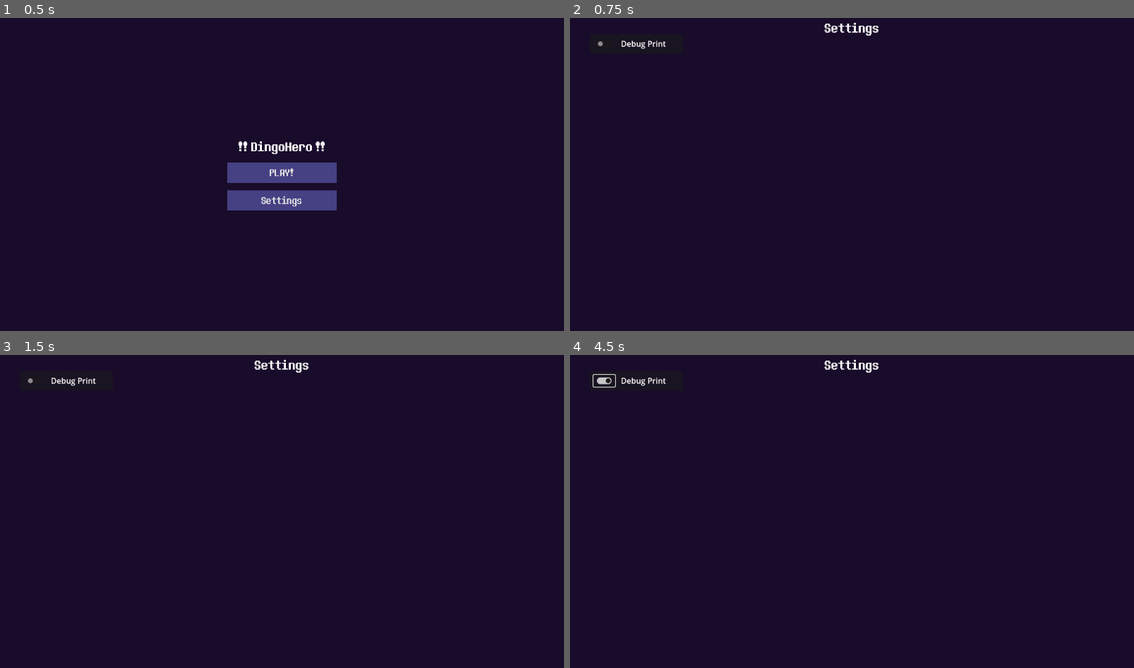
Above: before the commit, frames 1-4 (two rows, left to right).
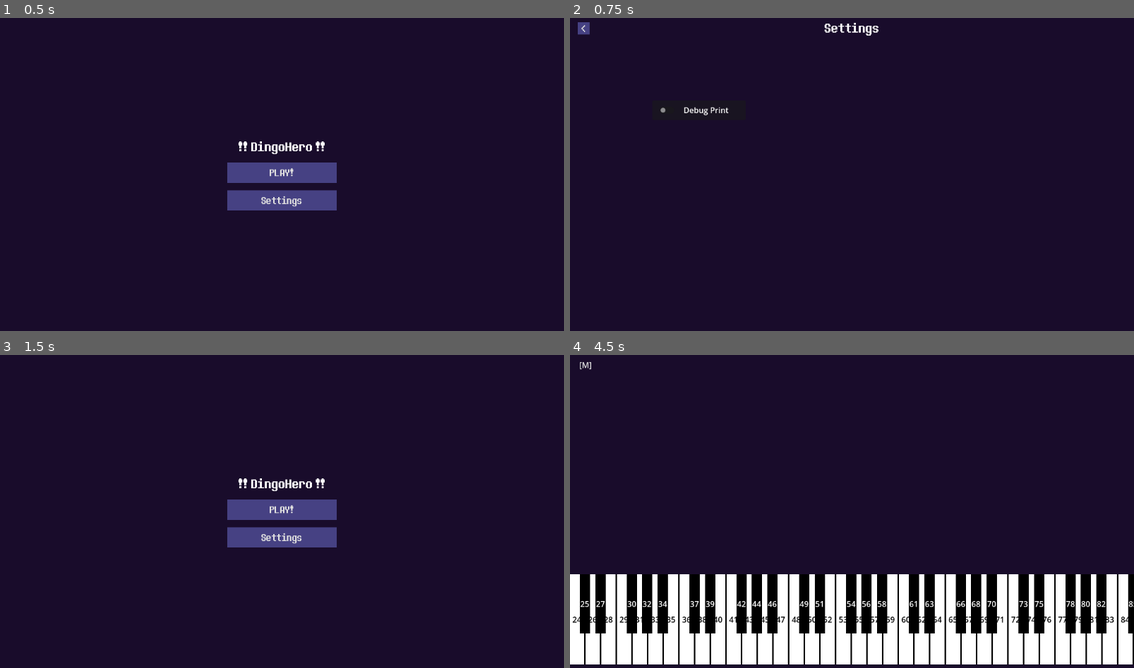
Above: after the commit, the same moments.

Repository: snoutibur/dingohero
Game: Godot game, scene res://scenes/main.tscn
Two runs of this game, one before a commit and one after it. Both use one fixed random seed, a clock stepped at 60 frames per second and the inputs below.
Inputs (mouse positions are in pixels of both pictures, inside the frame that each line leads up to):
- Up to frame 1 (0.5 s): no input
- Up to frame 2 (0.75 s): click "Settings" at 0.5 s
- Up to frame 3 (1.5 s): click (11, 364) at 1.25 s, where only the run after the commit has a clickable "<"
- Up to frame 4 (4.5 s): click (852, 508) at 2 s, where only the run after the commit has a clickable "PLAY!"; click (586, 364) at 2.75 s, where only the run after the commit has a clickable "[M]"; click (852, 508) at 3.5 s, where only the run after the commit has a clickable "PLAY!"; click (603, 380) at 4.27 s

Frame 1 is identical in both runs. In frame 2, 0.3% of the frame differs, in the area x 1-29%, y 1-32%; in frame 3, 3.1%; in frame 4, 29%, in the area x 0-100%, y 1-99%.
Error after the commit: Invalid call. Nonexistent function 'set_soundfont' in base 'Node'. (res://scripts/Game.gd:10)

Commit message:
Added navigation buttons

Diff:
--- a/scenes/Game.tscn
+++ b/scenes/Game.tscn
@@ -1,9 +1,17 @@
-[gd_scene load_steps=5 format=3 uid="uid://dvlt2o5b60e68"]
+[gd_scene load_steps=6 format=3 uid="uid://dvlt2o5b60e68"]
 
 [ext_resource type="Script" uid="uid://cdtggfeec0v7w" path="res://scripts/Game.gd" id="1_78awf"]
 [ext_resource type="AudioStream" uid="uid://b8fkirb1eh1t5" path="res://maps/Shelter/ShelterAudio.mp3" id="2_78awf"]
 [ext_resource type="PackedScene" uid="uid://cuyd1qv0pn26e" path="res://addons/midi/MidiPlayer.tscn" id="4_78awf"]
 [ext_resource type="PackedScene" uid="uid://pjn3fn5td8me" path="res://scenes/Piano.tscn" id="5_s0nni"]
+
+[sub_resource type="GDScript" id="GDScript_78awf"]
+resource_name = "MenuButton"
+script/source = "extends Button
+
+func _on_button_pressed() -> void:
+	get_tree().change_scene_to_file(\"res://scenes/main.tscn\")
+"
 
 [node name="Game" type="Node2D"]
 script = ExtResource("1_78awf")
@@ -30,6 +38,7 @@
 theme_type_variation = &"FlatButton"
 text = "[M]"
 clip_text = true
+script = SubResource("GDScript_78awf")
 
 [node name="Piano" parent="." instance=ExtResource("5_s0nni")]
 z_index = 1
@@ -43,3 +52,4 @@
 grow_vertical = 1
 
 [connection signal="midi_event" from="MidiPlayer" to="." method="_on_midi_player_midi_event"]
+[connection signal="pressed" from="Button" to="Button" method="_on_button_pressed"]
--- a/scenes/Settings.tscn
+++ b/scenes/Settings.tscn
@@ -1,6 +1,14 @@
-[gd_scene load_steps=2 format=3 uid="uid://c74i4lxd23qj7"]
+[gd_scene load_steps=3 format=3 uid="uid://c74i4lxd23qj7"]
 
 [ext_resource type="Theme" uid="uid://bawo4huylley5" path="res://assets/ui/theme.tres" id="1_rbmmp"]
+
+[sub_resource type="GDScript" id="GDScript_rbmmp"]
+resource_name = "MenuButton"
+script/source = "extends Button
+
+func _on_pressed() -> void:
+	get_tree().change_scene_to_file(\"res://scenes/main.tscn\")
+"
 
 [node name="Settings" type="Control"]
 layout_mode = 3
@@ -25,10 +33,10 @@
 
 [node name="DebugPrint" type="Panel" parent="."]
 layout_mode = 0
-offset_left = 40.0
-offset_top = 40.0
-offset_right = 231.0
-offset_bottom = 80.0
+offset_left = 168.0
+offset_top = 176.0
+offset_right = 359.0
+offset_bottom = 216.0
 
 [node name="DebugPrintLbl" type="Label" parent="DebugPrint"]
 layout_mode = 0
@@ -44,3 +52,15 @@
 offset_top = 8.0
 offset_right = 52.0
 offset_bottom = 32.0
+
+[node name="Button" type="Button" parent="."]
+layout_mode = 0
+offset_left = 16.0
+offset_top = 16.0
+offset_right = 40.0
+offset_bottom = 41.0
+theme = ExtResource("1_rbmmp")
+text = "<"
+script = SubResource("GDScript_rbmmp")
+
+[connection signal="pressed" from="Button" to="Button" method="_on_pressed"]
--- a/scenes/main.tscn
+++ b/scenes/main.tscn
@@ -15,9 +15,8 @@
 resource_name = "Settings"
 script/source = "extends Button
 
-
 func _on_pressed() -> void:
-		get_tree().change_scene_to_file(\"res://scenes/Settings.tscn\")
+	get_tree().change_scene_to_file(\"res://scenes/Settings.tscn\")
 "
 
 [node name="Node2D" type="Control"]
